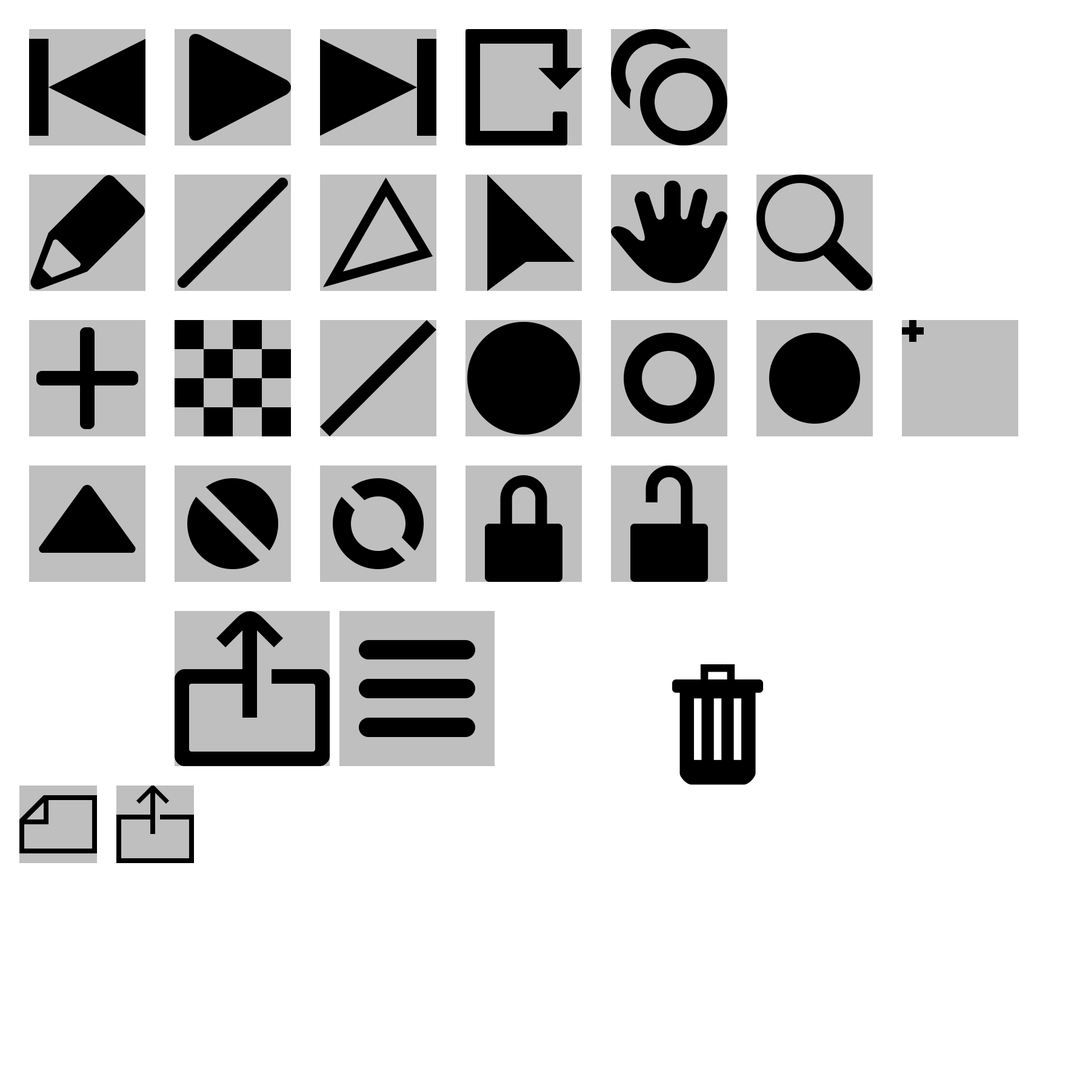
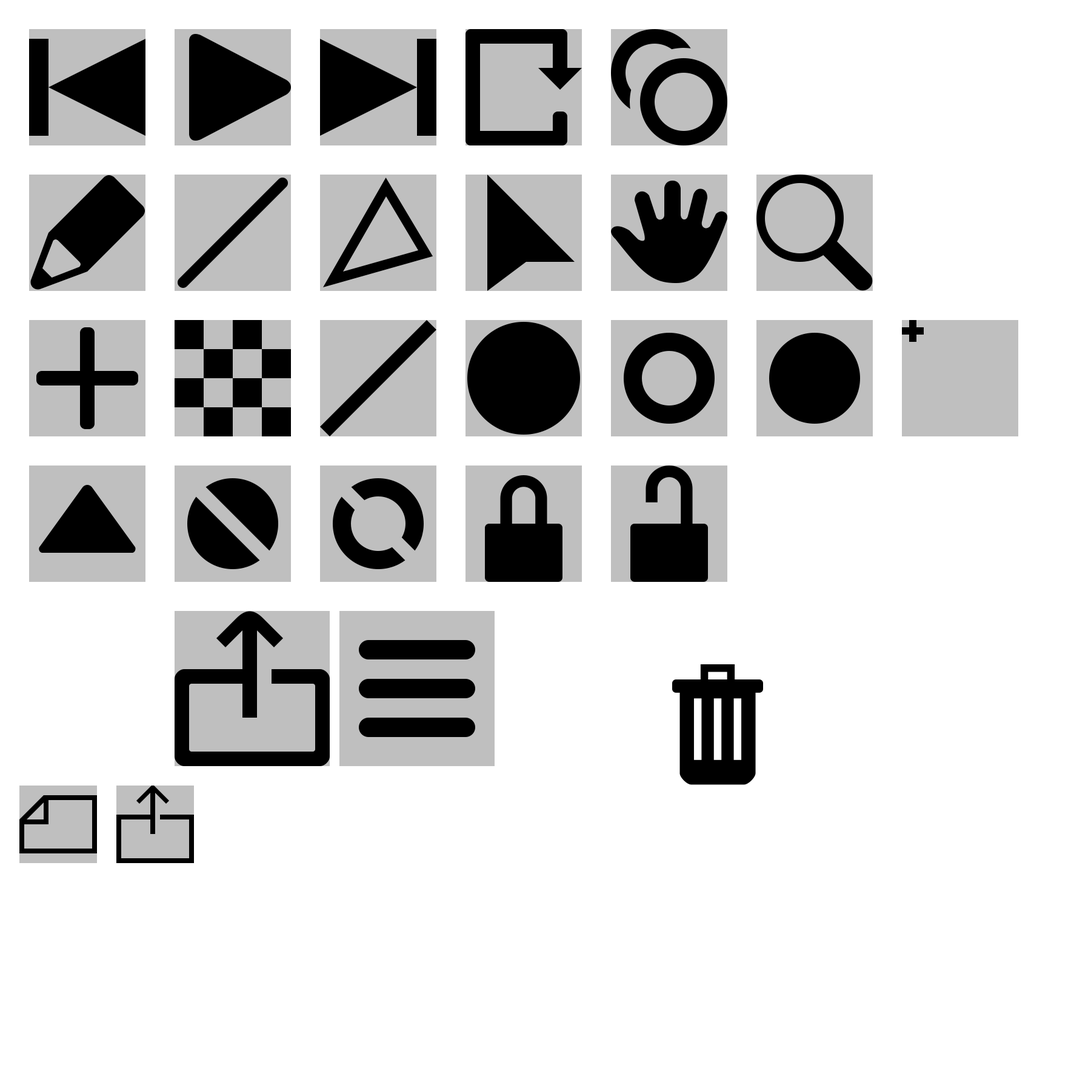
Layers edited between the first and the second 1091x1091 image:
added layer "loop copy" in group "loop" over (465, 29, 568, 146)
hid "loop" (2nd of 2, in "controls" › "loop") over (465, 29, 568, 146)
